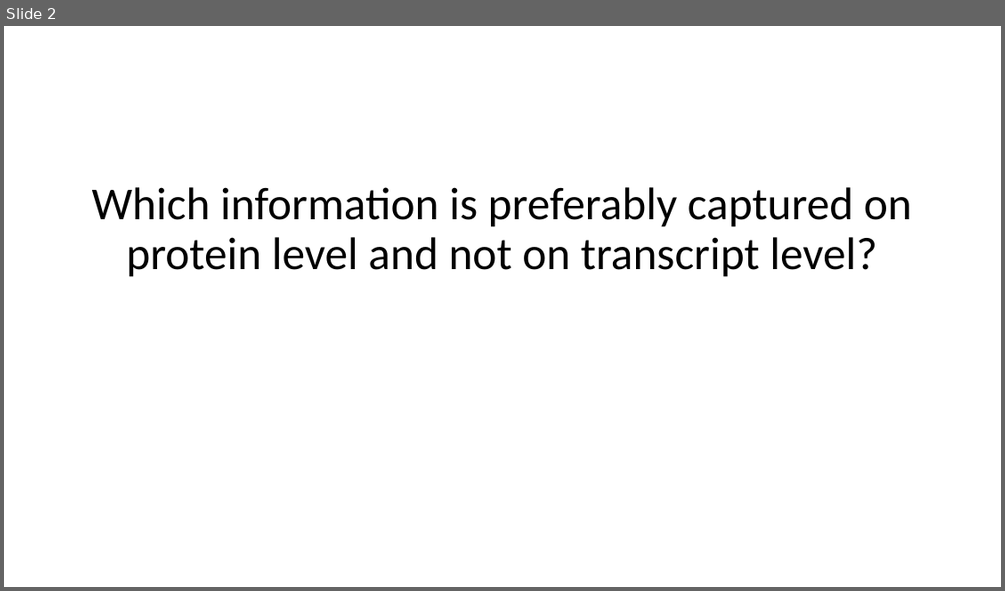
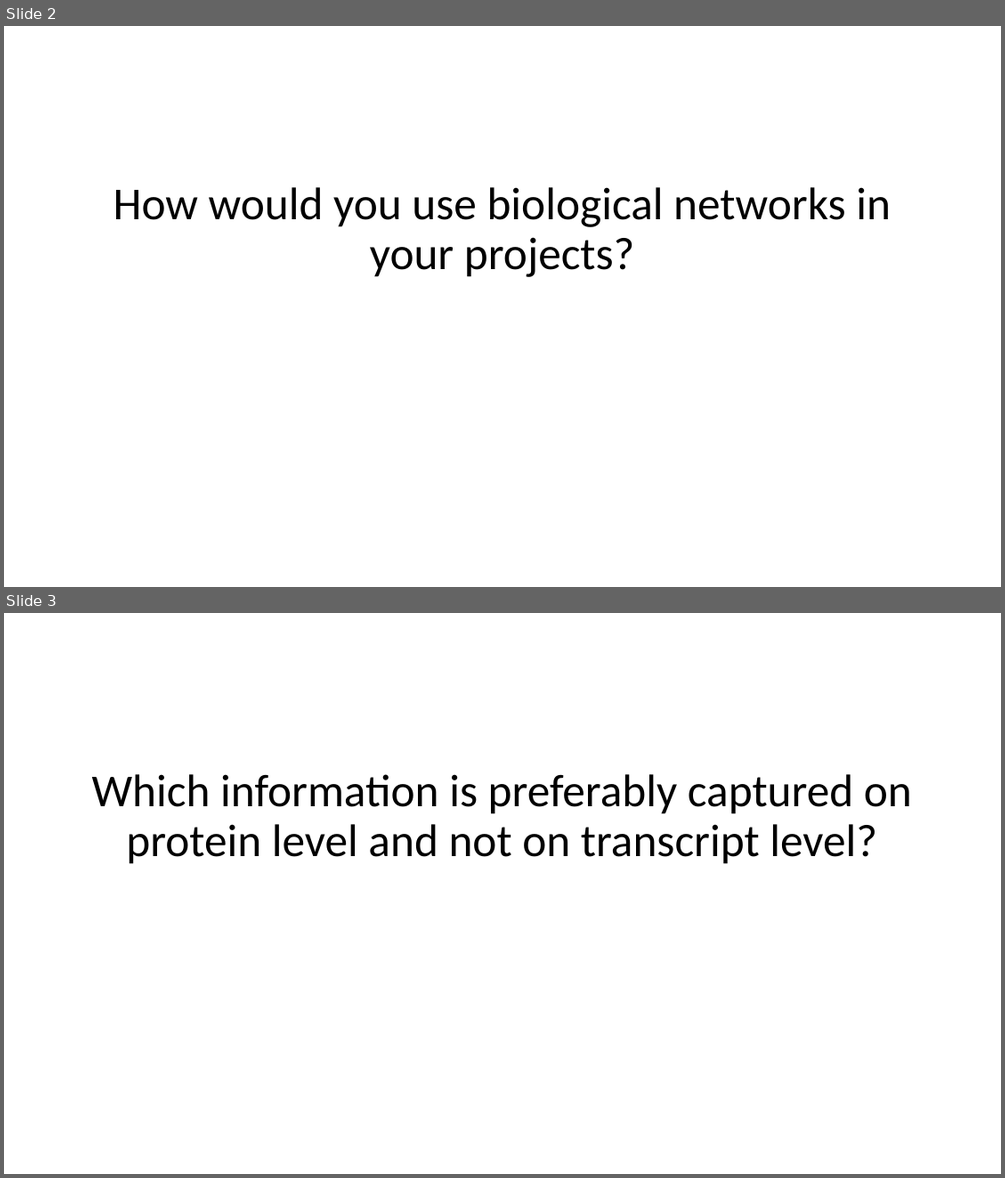
Before and after one commit to GTPB/IBIP22, a slide deck: pages/Wrap_up_Friday.pptx. Shown one above the other, each under a label of ours: slide 2 before the commit, slides 2 and 3 after it. The pictures are 1005x591 and 1005x1178 pixels, drawn with LibreOffice and Linux fonts; fonts in the diff are those of the drawing. Boxes give left, top, right and bottom in pixels: in the first picture for what was removed or moved away, otherwise in the second. Text is boxed around its words. In the diff, an @@ line names an element or a change of style, - is before the commit and + after.

```diff
--- a/pages/Wrap_up_Friday.pptx
+++ b/pages/Wrap_up_Friday.pptx
@@ slide 2 added at <box>4,26,1001,587</box>, background #FFFFFF @@
@@ text added at <box>113,187,890,277</box>, 44 pt, text #000000 @@
+How would you use biological networks in your projects?
@@ what was slide 2 is now slide 3 @@
```
Also in this commit, not shown: 1 slide changed, 3 other slides added, 3 other files.
